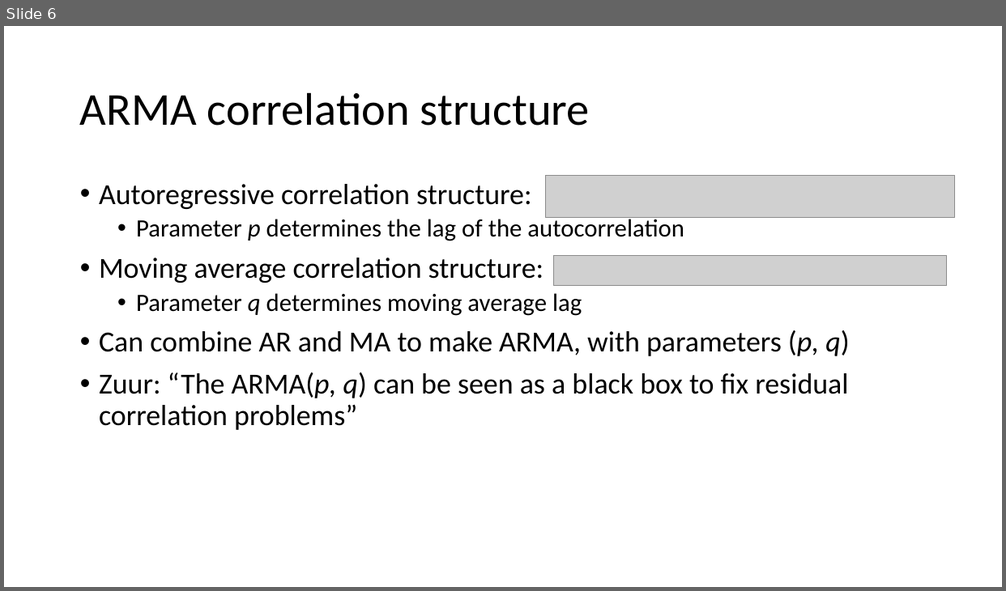
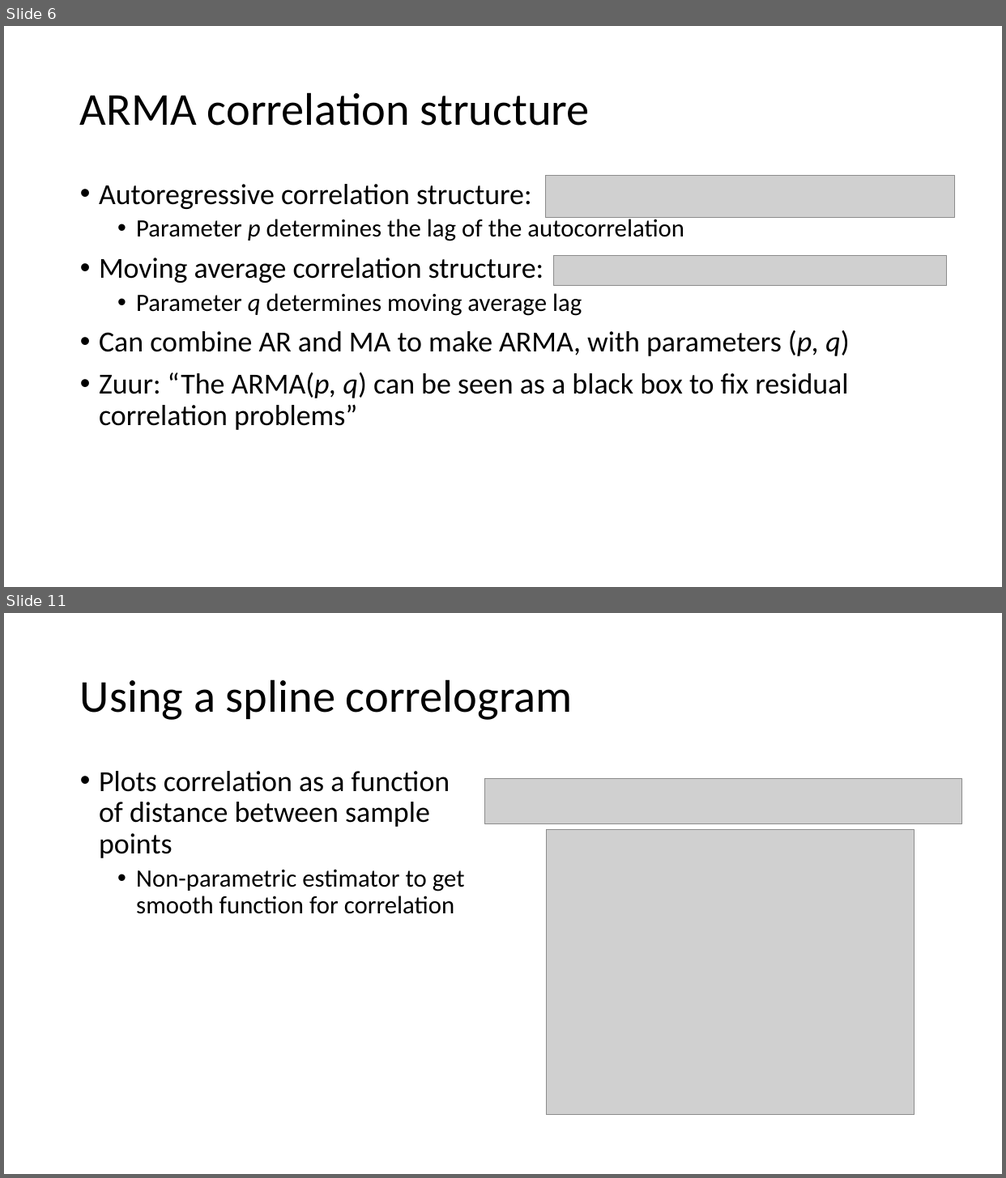
Before and after one commit to weverkaj/GLM-seminar, a slide deck: gls_presentation.pptx. Shown one above the other, each under a label of ours: slide 6 before the commit, slides 6 and 11 after it; the slides between them are not shown. The pictures are 1006x591 and 1006x1178 pixels, drawn with LibreOffice and Linux fonts; fonts in the diff are those of the drawing; grey boxes stand for pictures. Boxes give left, top, right and bottom in pixels: in the first picture for what was removed or moved away, otherwise in the second. Text is boxed around its words. In the diff, an @@ line names an element or a change of style, - is before the commit and + after.

```diff
--- a/gls_presentation.pptx
+++ b/gls_presentation.pptx
@@ slide 11 added at [4,613,1002,1174], background #FFFFFF @@
@@ title added at [80,679,573,720], 44 pt, text #000000 @@
+Using a spline correlogram
@@ text added at [99,771,465,914], 28 pt, text #000000 @@
+• Plots correlation as a function of distance between sample points
+  • Non-parametric estimator to get smooth function for correlation
@@ picture added at [485,779,962,824] @@
@@ picture added at [546,830,914,1115] @@
```
Also in this commit, not shown: 4 slides changed, 4 other slides added, 2 other files.
